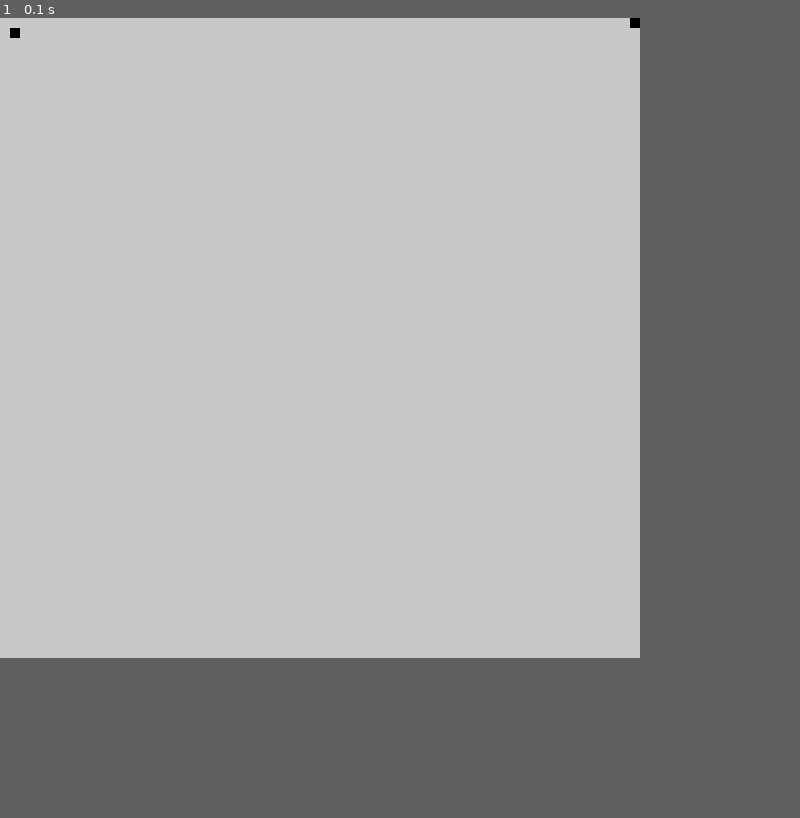
Above: before the commit, frame 1.
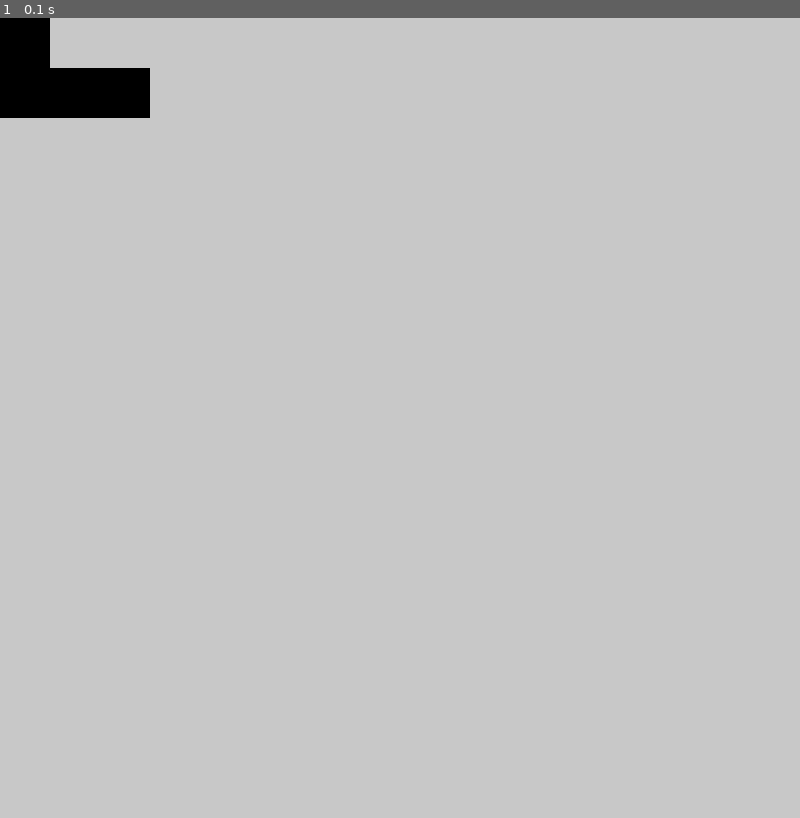
Above: after the commit, the same moment.

Repository: vaibhav02kadam/MP_RBE550
Game: pygame game, started from getting_started/solution/obstacle_field/environment.py
Same seed, same stepped clock (60 frames per second), same inputs: the game is played once before the commit and once after it.
Inputs:
- Up to frame 1 (0.1 s): no input
The window is 640x640 before the commit and 800x800 after it. Grey fills any space a smaller window leaves; there, only what the larger window draws over its background counts as a difference.

The runs differ from the first frame. In frame 1, 1.6% of the frame differs, in the area x 0-80%, y 0-13%.

Commit message:
getting tetro successful

Diff:
--- a/getting_started/solution/obstacle_field/env_utils.py
+++ b/getting_started/solution/obstacle_field/env_utils.py
@@ -1,9 +1,9 @@
 
 
 #Grid params
-grid_width = 64
-grid_height = 64
-block_size = 10
+grid_width = 16
+grid_height = 16
+block_size = 50
 
 #Screen params
 screen_width = grid_width*block_size
@@ -13,14 +13,14 @@
 COLOR_BLACK = (0, 0, 0)
 COLOR_WHITE = (200, 200, 200)
 
-obstacle_occupancy_percent = 50
+obstacle_occupancy_percent = 10
 
 # #Tetrominos
 tetro = [
 
     #T
     [[1, 1, 1],
-	 [0, 1, 0]],
+	 [0, 1, 0]	],
 
     #s
 	[[0, 1, 1],
@@ -39,7 +39,7 @@
 	 [1, 1, 1]],
 
     #i
-	[[1, 1, 1, 1]],
+	[[1, 1, 1]],
 
     #dot
 	[[1, 1],
--- a/getting_started/solution/obstacle_field/environment.py
+++ b/getting_started/solution/obstacle_field/environment.py
@@ -21,6 +21,7 @@
         self.screen_height = self.grid_height*self.block_size
 
         self.obstacle_occupancy = obstacle_occupancy_percent/100
+        self.obstacles_required = round(self.obstacle_occupancy*(self.grid_width*self.grid_height))
 
         print("Intiliasing Environment with Grid ")
 
@@ -48,6 +49,9 @@
                 row.append(0)
             self.grid_env.append(row)
 
+        self.rows = len(self.grid_env[0])
+        self.cols = len(self.grid_env)
+
 
     def isBlockOccupied(self, x, y) -> bool:
         if self.grid_env[x][y] == 1 :
@@ -57,7 +61,7 @@
 
 
     def getObstacles(self):
-        obstacle_grids = round((self.grid_width * self.grid_height)*self.obstacle_occupancy)
+
 
         random_tetro_shape = rnd.choice(self.tetro)
         rand_x_cord = rnd.randint(0, len(self.grid_env[0]))
@@ -68,11 +72,80 @@
         print("random rotation", random_rotation)
 
 
-        for x_ in range(0, len(self.grid_env[0])):
-            for y_ in range(0, len(self.grid_env)):
+        for x_ in range(0, self.rows):
+            for y_ in range(0, self.cols):
                 if x_ == rand_x_cord and y_ == rand_y_cord:
                     self.grid_env[x_][y_] = 1
 
+    def checkObstacles(self):
+        obstacle_counter = 0
+
+        rand_x_cord = 1
+        rand_y_cord = 0
+
+        # random_tetro_shape = [[1, 0, 0], [1, 1, 1]]
+        random_tetro_shape = rnd.choice(self.tetro)
+        shape_width = len(random_tetro_shape[0])
+        shape_height = len(random_tetro_shape)
+
+        for r_ in range(0, shape_height):
+            for c_ in range(0, shape_width):
+                if (not self.isBlockOccupied(r_, c_)):
+                    print("Current cords", r_, c_)
+                    print("Grid ", self.grid_env[r_][c_])
+                    print(" tetro ", random_tetro_shape[r_][c_])
+                    self.grid_env[r_][c_] = random_tetro_shape[r_][c_]
+                    obstacle_counter += 1
+
+
+
+        # while (obstacle_counter < 3):
+        #     # rand_x_cord = rnd.randint(0, self.rows-1)
+        #     # rand_y_cord = rnd.randint(0, self.cols-1)
+        #     rand_x_cord = 1
+        #     rand_y_cord = 0
+
+        #     print("Random x y", rand_x_cord, rand_y_cord)
+
+
+        #     if(not self.isBlockOccupied(rand_x_cord, rand_y_cord)):
+
+        #         # random_tetro_shape = rnd.choice(self.tetro)
+        #         random_tetro_shape = [[1, 0, 0], [1, 1, 1]]
+        #         print("Got tetro ",random_tetro_shape)
+        #         shape_width = len(random_tetro_shape[0])
+        #         shape_height = len(random_tetro_shape)
+        #         print("Shape dim", shape_width, shape_height)
+        #         g_counter = 0
+
+        #         for r_ in range(rand_x_cord, shape_height):
+        #             for c_ in range(rand_y_cord, shape_width):
+        #                 if (not self.isBlockOccupied(r_, c_)):
+        #                     print("Block unoccupied")
+        #                     self.grid_env[r_][c_] = random_tetro_shape[r_][c_]
+        #                     obstacle_counter += 1
+
+
+
+
+        print("Obstacles filled", obstacle_counter)
+
+
+    # def embedTetro(self, r_cord_grid, c_cord_grid):
+
+
+    #     random_tetro_shape = rnd.choice(self.tetro)
+    #     shape_x_dim = len(random_tetro_shape[0])
+    #     shape_y_dim = len(random_tetro_shape)
+    #     g_counter = 0
+    #     for r_ in range(0, shape_x_dim):
+    #         for c_ in range(0, shape_y_dim):
+    #             if (not isBlockOccupied(r_cord_grid, c_cord_grid+c_)):
+
+    #                     self.grid_env[r_cord_grid+g_counter][c_cord_grid+c_] = random_tetro_shape[r_][c_]
+    #         g_counter += 1
+
+    #     print("Got tetro ",random_tetro_shape)
 
 
 
@@ -81,18 +154,18 @@
     grid = Grid(grid_width, grid_height, block_size, tetro)
     screen = pygame.display.set_mode(( grid.screen_width, grid.screen_height))
     screen.fill(COLOR_BLACK)
-    pygame.display.set_caption("Obstacles field RBE 550 - Vaibhav Kadam")
+    pygame.display.set_caption("Obstacles field "+ str(grid.grid_width)+ " x "+ str(grid.grid_height)+ " Vaibhav Kadam")
     grid.getGridEnv()
-    grid.grid_env[1][1] = 1
-    grid.getObstacles()
+    grid.checkObstacles()
 
 
     running = True
     while running:
         for event in pygame.event.get():
             if event.type == pygame.QUIT:
+                file_name = "./obstacle_field_%s_occupancy.jpg" % obstacle_occupancy_percent
+                pygame.image.save(screen, file_name)
                 running = False
-
 
         grid.drawGrid()
 
Binary file added: getting_started/solution/obstacle_field/obstacle_field.jpg
Binary file added: getting_started/solution/obstacle_field/obstacle_field_10_occupancy.jpg
Binary file added: getting_started/solution/obstacle_field/obstacle_field_50_occupancy.jpg
Binary file added: getting_started/solution/obstacle_field/obstacle_field_80_occupancy.jpg
